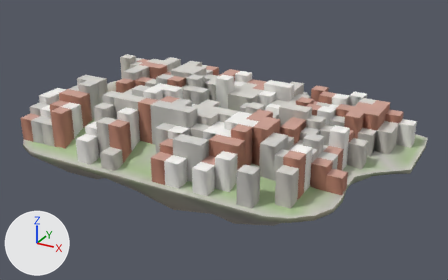
The glTF model godot_project/remake/sky/islands/SKY-026.lod1.glb as it was, and as the next commit left it.
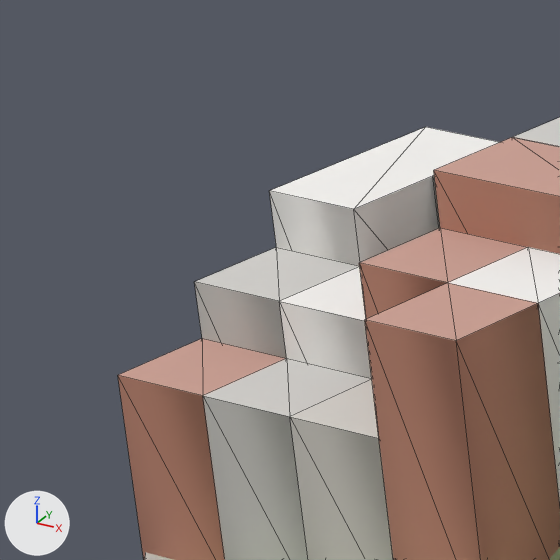
Each version is shown whole from a 50 mm lens placed at (130.2, -220.5, 108.4), pointed at (7.3, 3.0, -3.3), then close up on the part from 1% to 17% of the width and 26% to 50% of the height. The axes (+X, +Y, +Z) are drawn at lower left. The lights are the same throughout. The first two pictures are the older version. The close-ups show mesh edges as thin lines. Vertices at exactly the same position are counted once.

Names of what the first close-up shows: 'warren_hull' and 1 more.
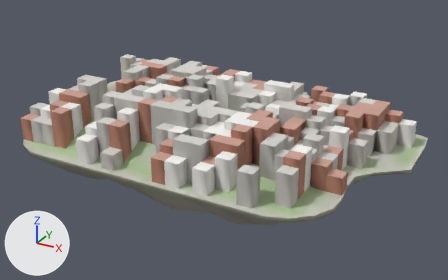
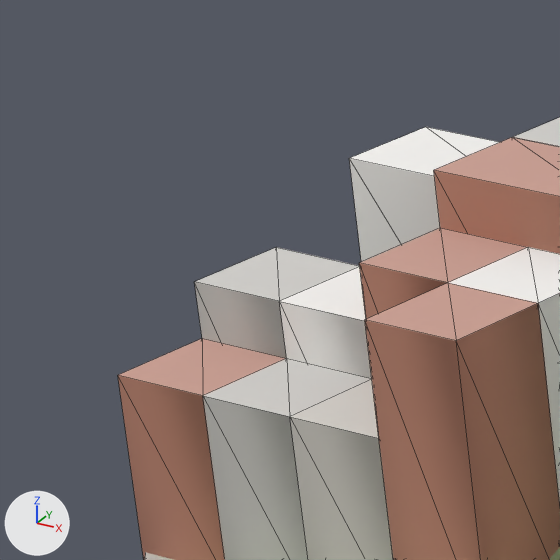
Location of each change, [x1, y1, x2, y2] in pixels of the close-ups (560 x 560 px):
part 1 of me_warren_hull, cut back
    before: [269, 127, 499, 266]
    after: [349, 127, 499, 262]

The change in detail:
me_warren_hull is used by ob_warren_hull; location (0.0, 0.0, 0.0).
me_warren_hull had 922 vertices, 1930 faces and spanned x -72.0..84.0, y -51.0..45.0, z 0.0..23.0.
me_warren_hull now has 918 vertices, 1920 faces and spans x -72.0..84.0, y -51.0..45.0, z 0.0..23.0.
Part 1, on me_warren_hull:
5 vertices are removed from x -66.0..-60.0, y -33.0..-21.0, z 0.0..16.0.
18 faces are deleted.
1 vertex is added at (-66.0, -27.0, 16.0).
8 new faces join them.
